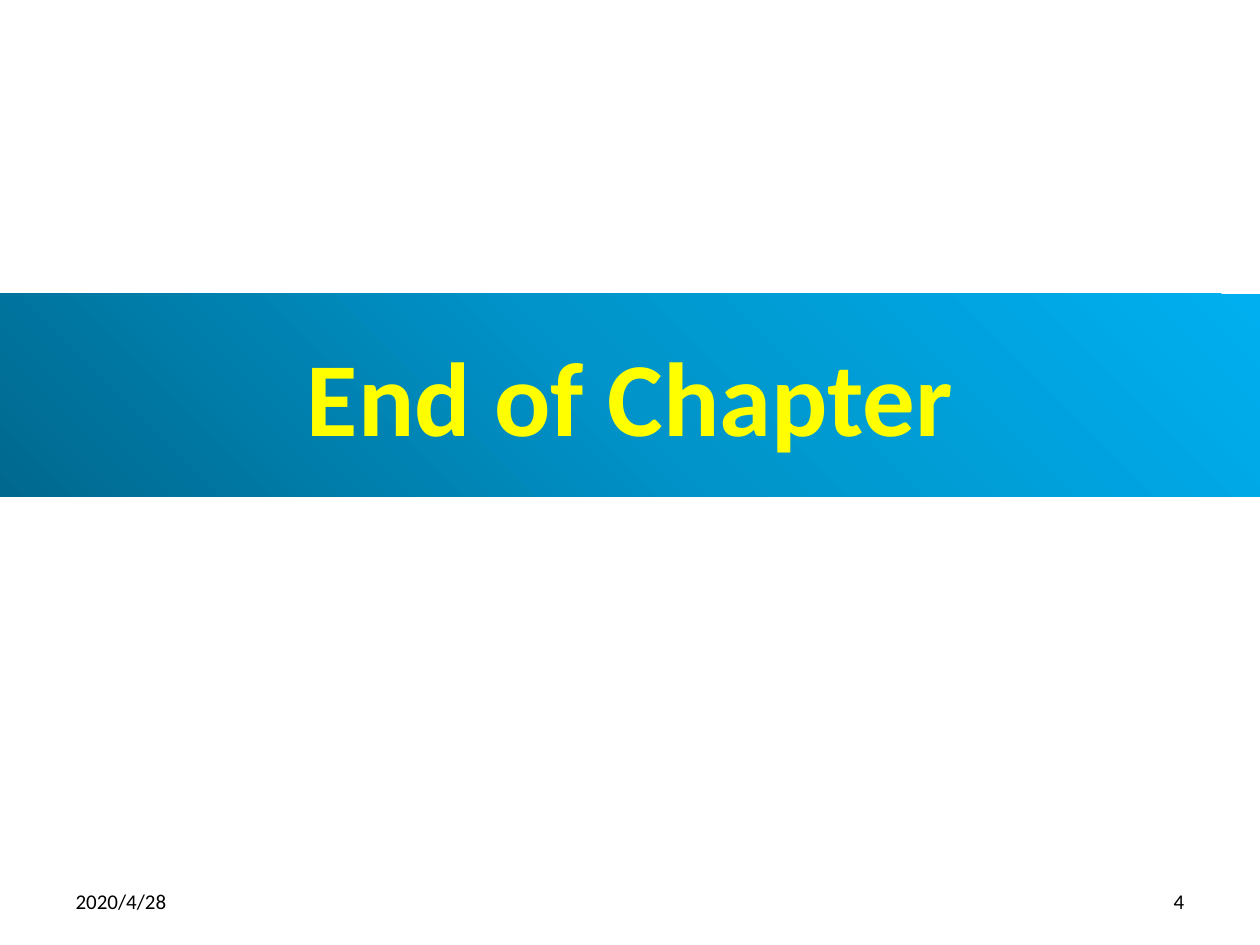
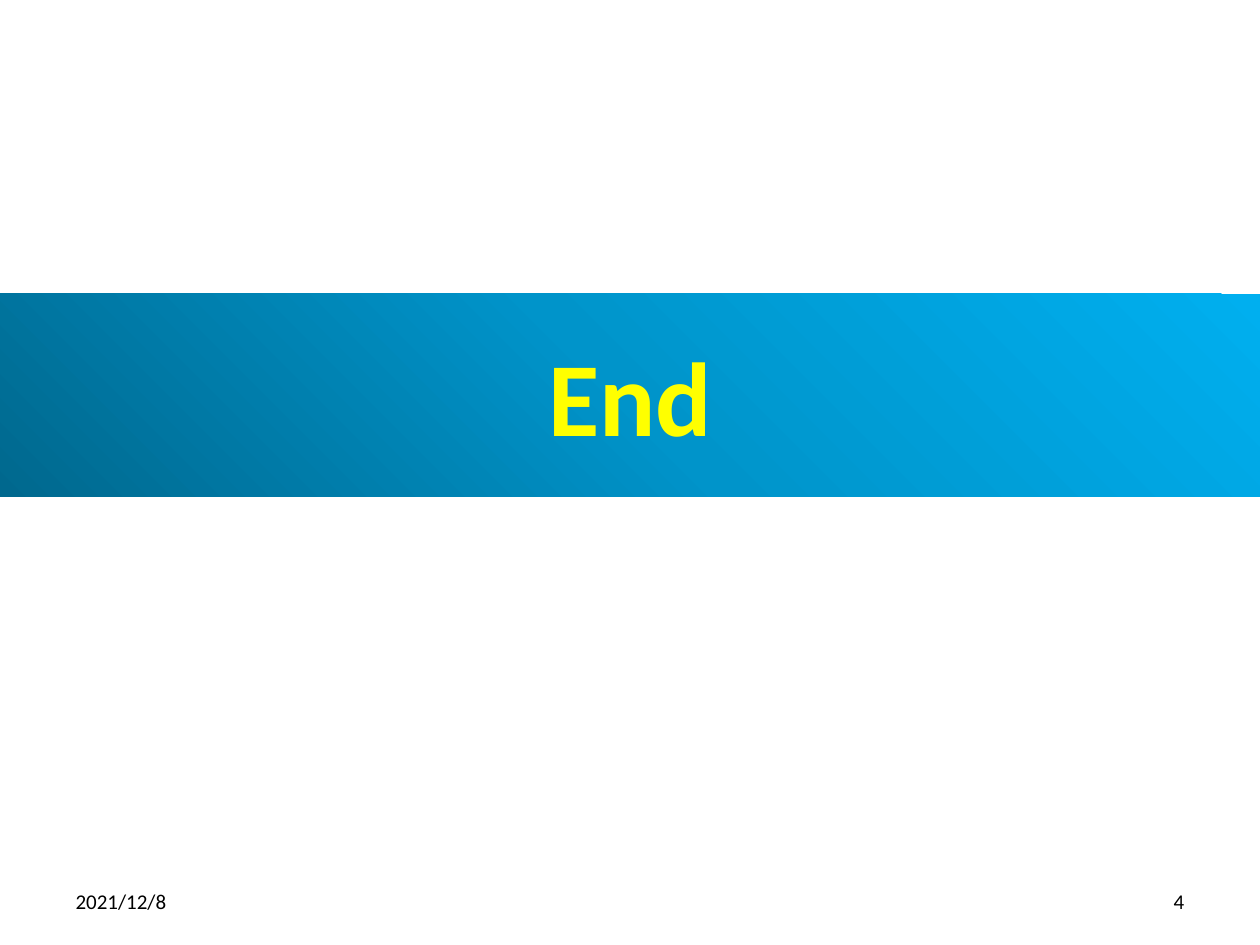
Before and after one commit to peterhchen/800-Docker, a slide deck: slide 4 of 04_DockerLab.pptx. Drawn at 1260x945 pixels with LibreOffice and Linux fonts; fonts in the diff are those of the drawing. Boxes give left, top, right and bottom in pixels: in the first picture for what was removed or moved away, otherwise in the second. Text is boxed around its words. In the diff, an @@ line names an element or a change of style, - is before the commit and + after.

```diff
--- a/04_DockerLab.pptx
+++ b/04_DockerLab.pptx
@@ title at (548, 362, 712, 437): text changed @@
-End of Chapter
+End
@@ text at (76, 894, 167, 910): text changed @@
-2020/4/28
+2021/12/8
```
Also in this commit, not shown: 3 other slides changed.
